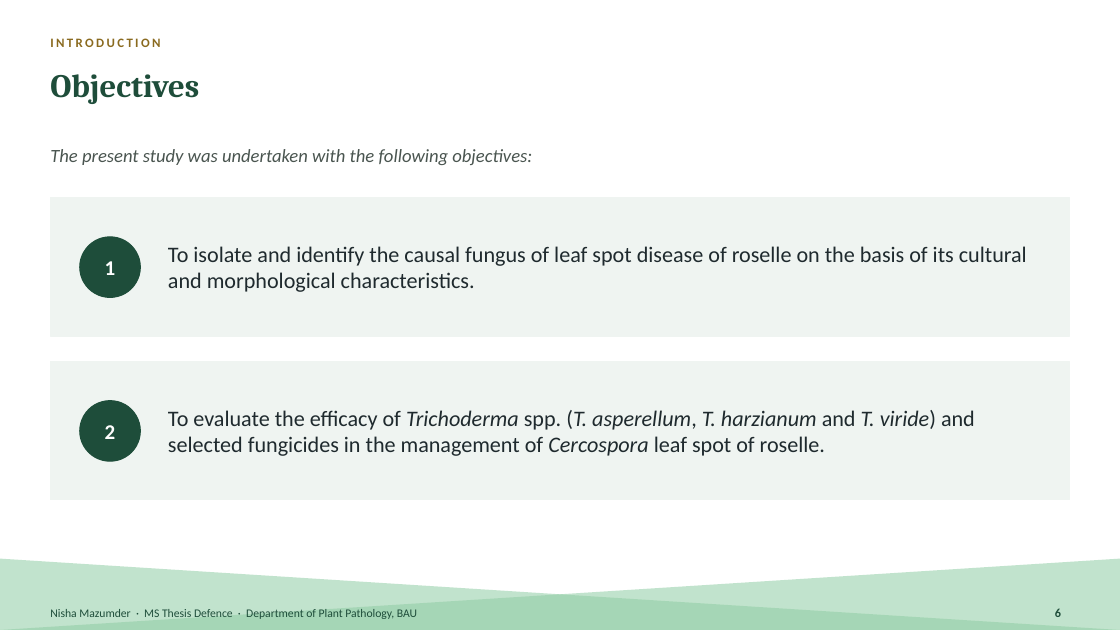
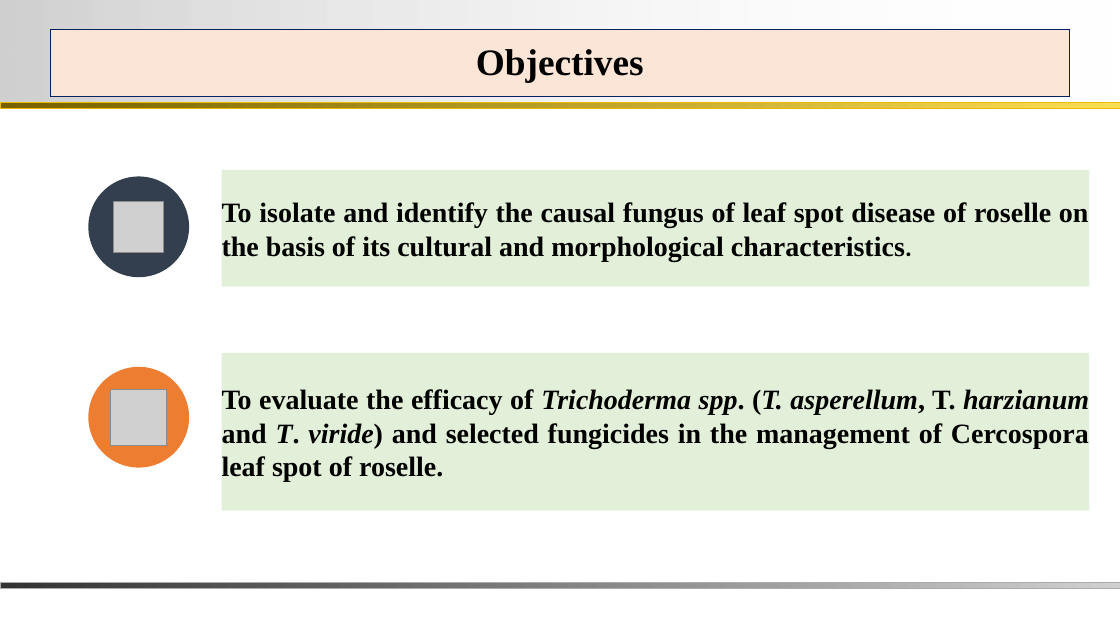
Before and after one commit to bipro-b/nm-documenents, a slide deck: slide 6 of docs/Nisha_MS_Thesis_Defence.pptx. Drawn at 1120x630 pixels with LibreOffice and Linux fonts; fonts in the diff are those of the drawing; grey boxes stand for pictures; background and template pictures are left out. Boxes give left, top, right and bottom in pixels: in the first picture for what was removed or moved away, otherwise in the second. Text is boxed around its words. In the diff, an @@ line names an element or a change of style, - is before the commit and + after.

```diff
--- a/docs/Nisha_MS_Thesis_Defence.pptx
+++ b/docs/Nisha_MS_Thesis_Defence.pptx
@@ rectangle added at (0,0,1120,103), fill gradient #D0D0D0 to #FFFFFF @@
@@ title "Objectives": place and size @@
-title "Objectives" at (50,74,199,104)
+title "Objectives" at (50,29,1070,97)
@@ title "Objectives" at (50,29,1070,97): size 28 to 32 pt, font Cambria to Times New Roman, text colour #1E4D3A to #000000; alignment left to centre; line spacing 1 to 0.9; fill none to #FBE5D6; outline none to #002060 0 pt @@
@@ text removed at (50,38,160,47) @@
-INTRODUCTION
@@ rectangle added at (0,103,1120,108), fill gradient #766000 to #FFDE53, outline #E8BC00 0.26 pt @@
@@ text removed at (50,149,532,165) @@
-The present study was undertaken with the following objectives:
@@ ellipse added at (88,176,189,277), fill #333F50 @@
@@ rectangle "To isolate and identify the ...": place and size @@
-rectangle "To isolate and identify the ..." at (168,246,1027,292)
+rectangle "To isolate and identify the ..." at (222,170,1090,287)
@@ rectangle "To isolate and identify the ..." at (222,170,1090,287): size 19 to 24 pt, font Calibri to Times New Roman, text colour #1F2A2E to #000000, bold on; size 19 to 22 pt in "characteristics."; alignment left to justified; fill none to #E2F0D9 @@
@@ rectangle removed at (50,197,1070,336) @@
@@ picture added at (113,202,164,252) @@
@@ ellipse removed at (80,237,140,297) @@
@@ text removed at (105,261,116,275) @@
-1
@@ rectangle "To evaluate the efficacy of ...": place and size @@
-rectangle "To evaluate the efficacy of ..." at (168,410,975,456)
+rectangle "To evaluate the efficacy of ..." at (222,353,1090,511)
@@ rectangle "To evaluate the efficacy of ..." at (222,353,1090,511): size 19 to 24 pt, font Calibri to Times New Roman, text colour #1F2A2E to #000000, bold on; italic on in "spp."; italic off in "T. T. Cercospora"; alignment left to justified; fill none to #E2F0D9 @@
@@ rectangle removed at (50,361,1070,500) @@
@@ ellipse: place and size @@
-ellipse at (80,401,140,461)
+ellipse at (88,367,189,468)
@@ ellipse at (88,367,189,468): fill #1E4D3A to #ED7D31; outline #1E4D3A 1 pt to none @@
@@ picture added at (111,389,167,445) @@
@@ text removed at (105,425,116,439) @@
-2
@@ right triangle removed at (0,559,1120,630) @@
@@ right triangle removed at (0,559,1120,630) @@
@@ rectangle added at (0,582,1120,588), fill gradient #333333 to #D0D0D0, outline #ABABAB 0.26 pt @@
@@ text removed at (50,609,417,619) @@
-Nisha Mazumder · MS Thesis Defence · Department of Plant Pathology, BAU
@@ page number removed at (1055,608,1061,617) @@
-6
```
Also in this commit, not shown: 30 other slides changed, 6 slides added, 7 slides removed, 1 other file.
